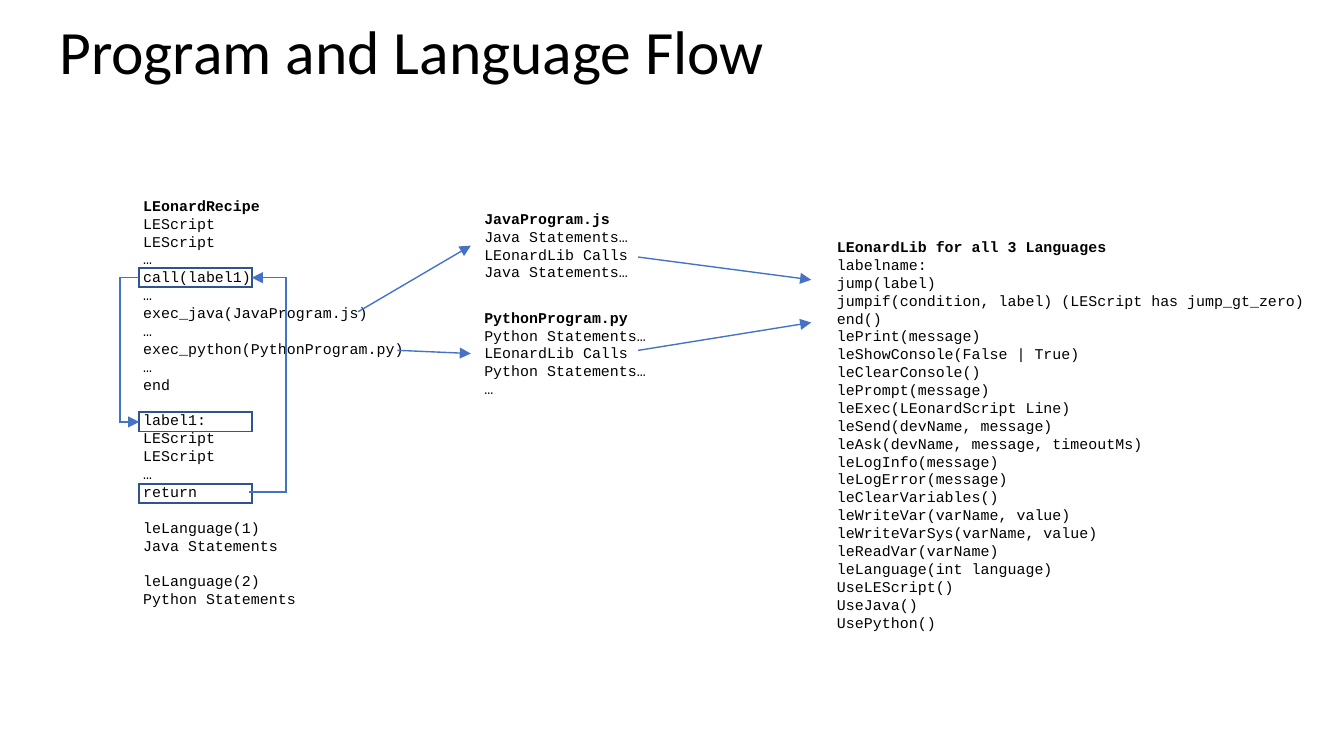
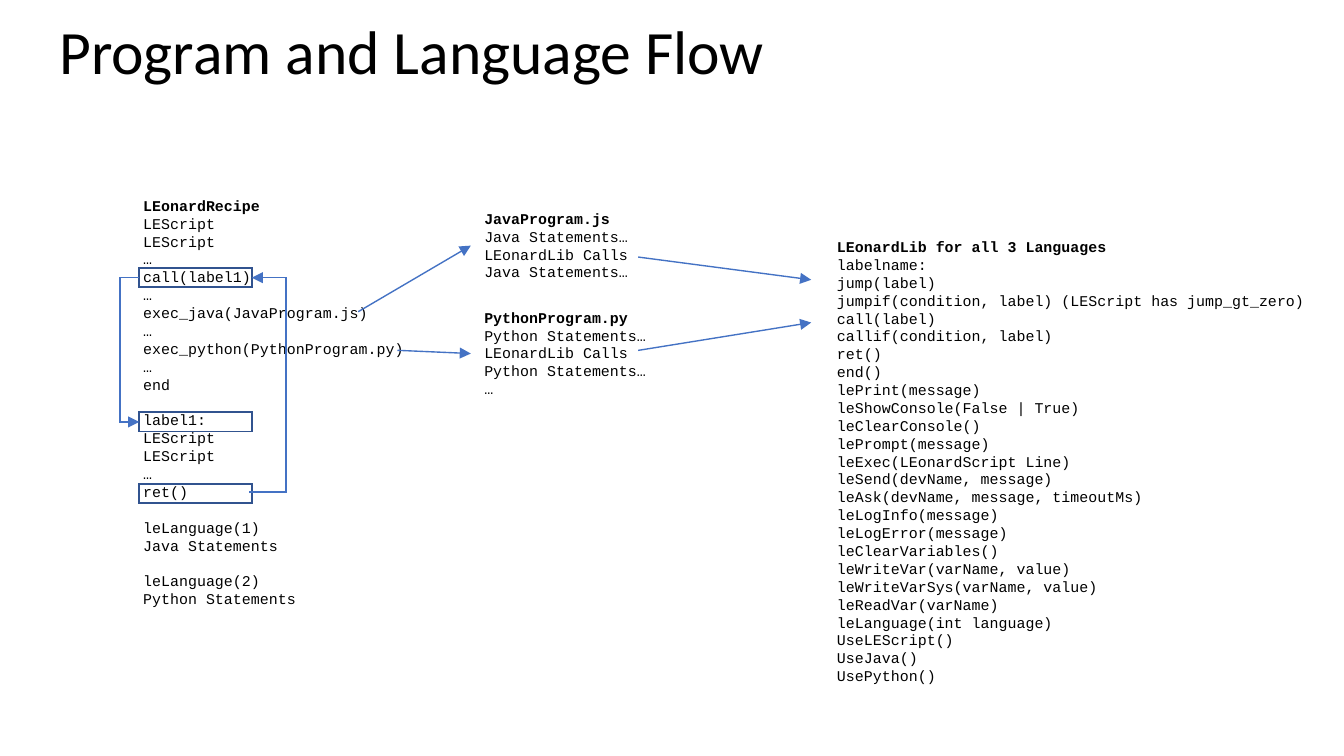
Before and after one commit to nedlecky/LEonard, a slide deck: slide 4 of LEonard/LEonard Design Rev 13.pptx. Drawn at 1344x756 pixels with LibreOffice and Linux fonts; fonts in the diff are those of the drawing. Boxes give left, top, right and bottom in pixels: in the first picture for what was removed or moved away, otherwise in the second. Text is boxed around its words. In the diff, an @@ line names an element or a change of style, - is before the commit and + after.

```diff
--- a/LEonard/LEonard Design Rev 13.pptx
+++ b/LEonard/LEonard Design Rev 13.pptx
@@ text at [837,313,1053,362]: paragraphs added @@
+call(label)
+callif(condition, label)
+ret()
@@ text at [143,486,188,500]: text changed @@
-return
+ret()
```
Also in this commit, not shown: 15 other files.
